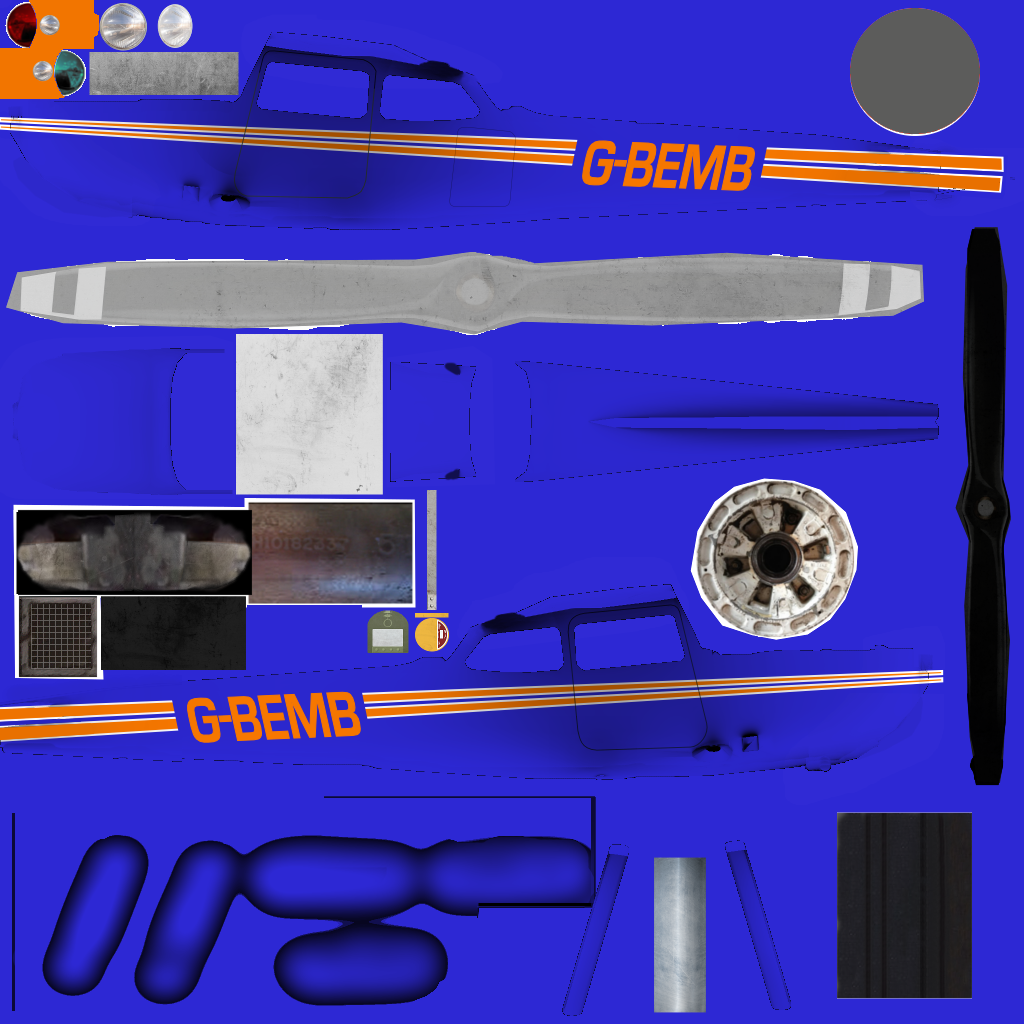
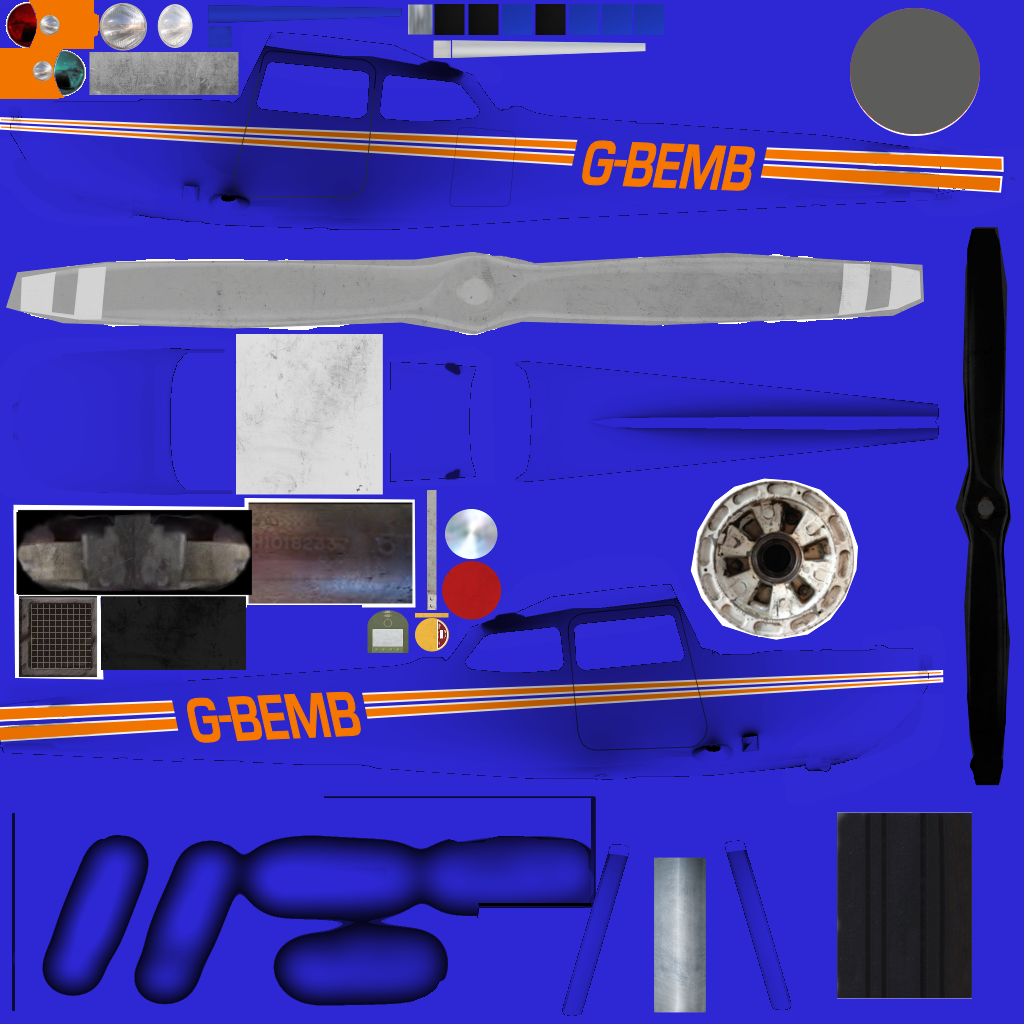
Comparing the layer stacks of the two 1024x1024 images. Changes:
added layer "Clipboard #9" above "Clipboard #8" over 207, 4, 665, 620
